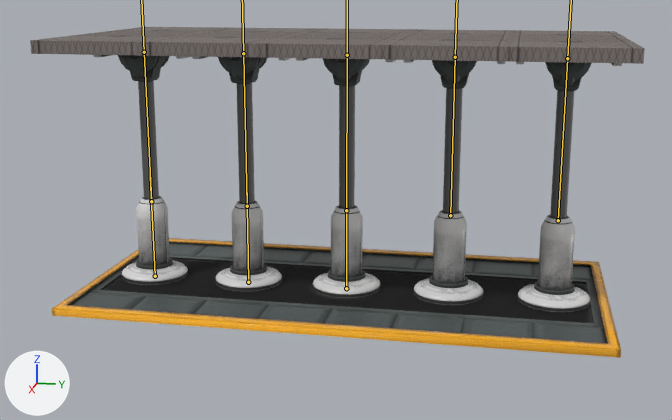
Renders of the glTF model packages/asset-packs/packs/smart_items/assets/lab_stair_platform/lab_stair_platform.glb from each side of a commit.
Rendered twice from a 50 mm lens placed at (13.8, 2.6, 4.74), pointed at (-0.05, -0.17, 1.28). The lights are fixed; the arrows at lower left show +X, +Y and +Z. The first picture is the older version. The bones that change are drawn over the model as lines. Objects named as collision shapes, trigger or cutter boxes, shadow casters or lower levels of detail are left out.

Names of what the first picture shows: 'Base.001', 'Base.002', 'Base.003', 'Base.004', 'Base.005', 'Frame'.
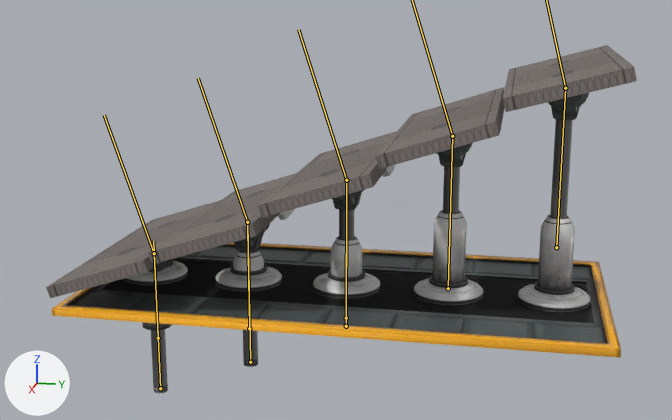
The newer file adds an action. The first version stands in its rest pose; the second is drawn at frame 0 of the action 'Stairs'.

Changed parts and their boxes (x1, y1, x2, y2) in the pictures (672 x 420 px):
'Base.002', posed (21% shorter)
    before: (380, 29, 514, 305)
    after: (375, 87, 505, 305)
'Base.001', posed
    before: (508, 30, 645, 312)
    after: (503, 45, 637, 312)
'Base.003', posed
    before: (258, 28, 416, 298)
    after: (257, 131, 397, 298)
'Base.004', posed
    before: (141, 28, 322, 291)
    after: (148, 173, 296, 367)
'Base.005', posed (11% narrower, 25% shorter)
    before: (30, 27, 227, 285)
    after: (46, 200, 221, 393)
bone 'Piston1', root to tip
    before: (155, 276) to (150, 175)
    after: (158, 338) to (153, 241)
bone 'Piston2', root to tip
    before: (151, 201) to (144, 52)
    after: (160, 388) to (154, 253)
bone 'Piston1.001', root to tip
    before: (248, 282) to (246, 179)
    after: (249, 328) to (247, 228)
bone 'Piston2.001', root to tip
    before: (247, 206) to (243, 53)
    after: (250, 362) to (247, 222)
bone 'Piston1.002', root to tip
    before: (346, 288) to (346, 184)
    after: (346, 318) to (346, 215)
bone 'Piston2.002', root to tip
    before: (346, 210) to (347, 55)
    after: (346, 326) to (346, 180)
bone 'Piston2.003', root to tip
    before: (450, 215) to (455, 57)
    after: (448, 288) to (452, 136)
bone 'Piston2.004', root to tip
    before: (558, 220) to (567, 58)
    after: (556, 247) to (565, 88)

What changed in the scene script:
```text
Change bone_piston1:
    where bone_piston1 = bpy.data.objects['Armature.006'].pose.bones['Piston1']  # child of 'Main'
    bone_piston1.location: (0.0, 0.0, 0.0) -> (0.0, -1.09, 0.0)
Change bone_piston2:
    where bone_piston2 = bpy.data.objects['Armature.006'].pose.bones['Piston2']  # child of 'Main'
    bone_piston2.location: (0.0, 0.0, 0.0) -> (0.0, -3.26, 0.0)
Change bone_head_rot:
    where bone_head_rot = bpy.data.objects['Armature.006'].pose.bones['Head_Rot']  # child of 'Piston2'
    bone_head_rot.rotation_quaternion: (1.0, 0.0, 0.0, 0.0) -> (0.988, 0.156, 0.0, 0.0)  # degrees (0, 0, 0) -> degrees (18, 0, 0)
Change bone_piston1_001:
    where bone_piston1_001 = bpy.data.objects['Armature.006'].pose.bones['Piston1.001']  # child of 'Main.001'
    bone_piston1_001.location: (0.0, 0.0, 0.0) -> (0.0, -0.8, 0.0)
Change bone_piston2_001:
    where bone_piston2_001 = bpy.data.objects['Armature.006'].pose.bones['Piston2.001']  # child of 'Main.001'
    bone_piston2_001.location: (0.0, 0.0, 0.0) -> (0.0, -2.65, 0.0)
Change bone_head_rot_001:
    where bone_head_rot_001 = bpy.data.objects['Armature.006'].pose.bones['Head_Rot.001']  # child of 'Piston2.001'
    bone_head_rot_001.rotation_quaternion: (1.0, 0.0, 0.0, 0.0) -> (0.988, 0.156, 0.0, 0.0)  # degrees (0, 0, 0) -> degrees (18, 0, 0)
Change bone_piston1_002:
    where bone_piston1_002 = bpy.data.objects['Armature.006'].pose.bones['Piston1.002']  # child of 'Main.002'
    bone_piston1_002.location: (0.0, 0.0, 0.0) -> (0.0, -0.5, 0.0)
Change bone_piston2_002:
    where bone_piston2_002 = bpy.data.objects['Armature.006'].pose.bones['Piston2.002']  # child of 'Main.002'
    bone_piston2_002.location: (0.0, 0.0, 0.0) -> (0.0, -1.9, 0.0)
Change bone_head_rot_002:
    where bone_head_rot_002 = bpy.data.objects['Armature.006'].pose.bones['Head_Rot.002']  # child of 'Piston2.002'
    bone_head_rot_002.rotation_quaternion: (1.0, 0.0, 0.0, 0.0) -> (0.988, 0.156, 0.0, 0.0)  # degrees (0, 0, 0) -> degrees (18, 0, 0)
Change bone_piston2_003:
    where bone_piston2_003 = bpy.data.objects['Armature.006'].pose.bones['Piston2.003']  # child of 'Main.003'
    bone_piston2_003.location: (0.0, 0.0, 0.0) -> (0.0, -1.16, 0.0)
Change bone_head_rot_003:
    where bone_head_rot_003 = bpy.data.objects['Armature.006'].pose.bones['Head_Rot.003']  # child of 'Piston2.003'
    bone_head_rot_003.rotation_quaternion: (1.0, 0.0, 0.0, 0.0) -> (0.988, 0.156, 0.0, 0.0)  # degrees (0, 0, 0) -> degrees (18, 0, 0)
Change bone_piston2_004:
    where bone_piston2_004 = bpy.data.objects['Armature.006'].pose.bones['Piston2.004']  # child of 'Main.004'
    bone_piston2_004.location: (0.0, 0.0, 0.0) -> (0.0, -0.42, 0.0)
Change bone_head_rot_004:
    where bone_head_rot_004 = bpy.data.objects['Armature.006'].pose.bones['Head_Rot.004']  # child of 'Piston2.004'
    bone_head_rot_004.rotation_quaternion: (1.0, 0.0, 0.0, 0.0) -> (0.991, 0.132, 0.0, 0.0)  # degrees (0, 0, 0) -> degrees (15, 0, 0)
```
